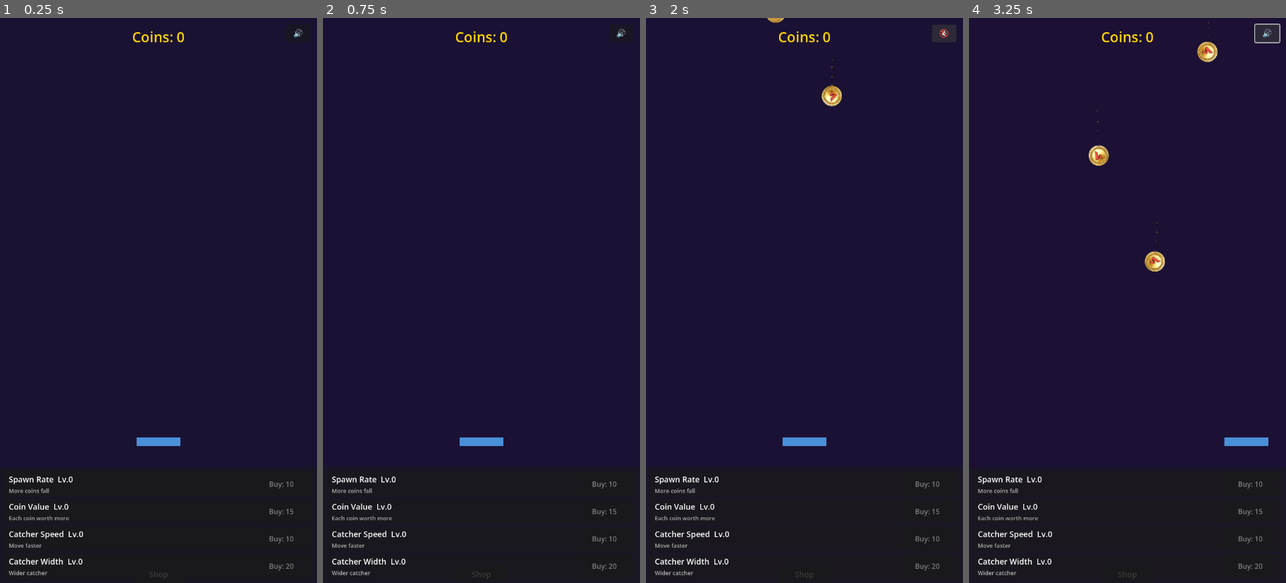
Above: before the commit, frames 1-4 (left to right).
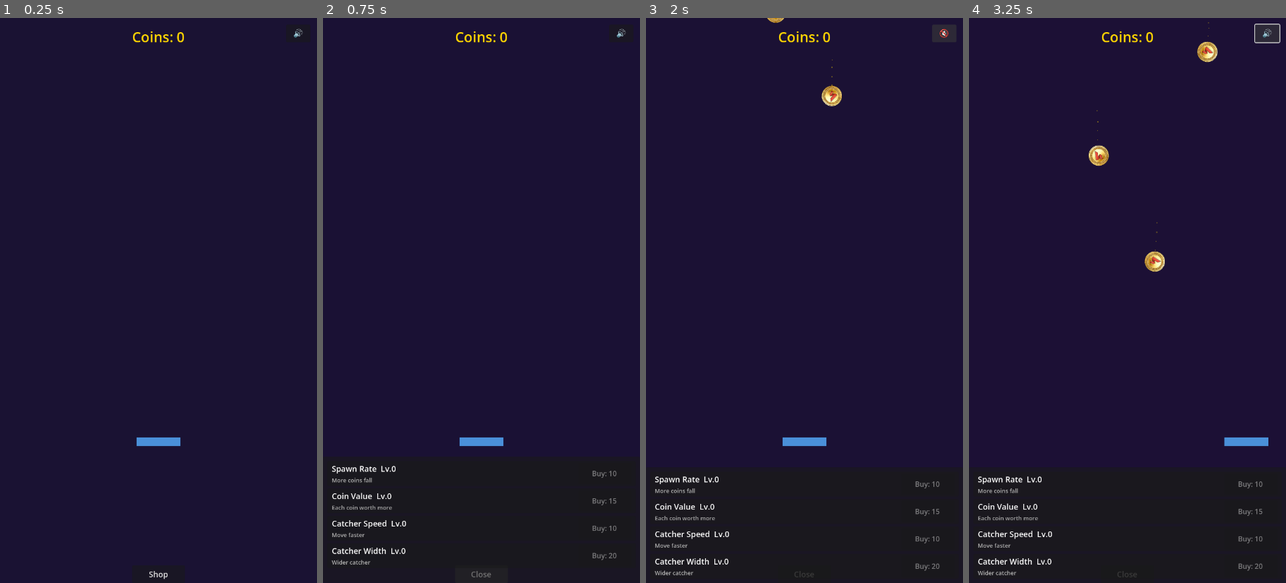
Above: after the commit, the same moments.

Repository: flexion/flexcoins
Game: Godot game, scene res://scenes/main.tscn
Same seed, same stepped clock (60 frames per second), same inputs: the game is played once before the commit and once after it. Sound files missing from this copy of the repository are replaced by a short silence.
Inputs:
- Up to frame 1 (0.25 s): no input
- Up to frame 2 (0.75 s): click "Shop" at 0.5 s
- Up to frame 3 (2 s): click "🔊" at 1.25 s
- Up to frame 4 (3.25 s): click "🔇" at 2 s; hold Right (move_right) from 2.78 s (still down)

The runs differ from the first frame. In frame 1, 0.9% of the frame differs, in the area x 2-93%, y 81-100%; in frame 2, 1.5%, in the area x 2-93%, y 79-100%; in frame 3, less than 0.1%; in frame 4, less than 0.1%.

Commit message:
Add animated slide-up shop drawer
Shop panel now slides up from the bottom with a bounce ease when opened,
and slides back down when closed, instead of toggling visibility instantly.

Co-Authored-By: Claude Opus 4.6 <noreply@anthropic.com>

Diff:
--- a/scripts/hud.gd
+++ b/scripts/hud.gd
@@ -4,6 +4,8 @@
 
 var _gold_flash: ColorRect
 var _milestone_label: Label
+var _shop_open: bool = false
+var _shop_tween: Tween
 
 @onready var currency_label: Label = %CurrencyLabel
 @onready var upgrade_container: VBoxContainer = %UpgradeContainer
@@ -23,6 +25,9 @@
 	_create_upgrade_buttons()
 	shop_toggle.pressed.connect(_on_shop_toggle_pressed)
 	mute_button.pressed.connect(_on_mute_pressed)
+	# Start with shop hidden off-screen
+	upgrade_panel.visible = false
+	upgrade_panel.offset_top = 0.0
 	_check_offline_earnings()
 	_create_gold_flash_overlay()
 	_create_milestone_label()
@@ -51,8 +56,19 @@
 
 
 func _on_shop_toggle_pressed() -> void:
-	upgrade_panel.visible = not upgrade_panel.visible
-	shop_toggle.text = "Close" if upgrade_panel.visible else "Shop"
+	if _shop_tween and _shop_tween.is_running():
+		return
+	_shop_open = not _shop_open
+	shop_toggle.text = "Close" if _shop_open else "Shop"
+	_shop_tween = create_tween().set_ease(Tween.EASE_OUT).set_trans(Tween.TRANS_BACK)
+	if _shop_open:
+		upgrade_panel.visible = true
+		upgrade_panel.offset_top = 0.0
+		_shop_tween.tween_property(upgrade_panel, "offset_top", -260.0, 0.3)
+	else:
+		_shop_tween.set_trans(Tween.TRANS_QUAD)
+		_shop_tween.tween_property(upgrade_panel, "offset_top", 0.0, 0.2)
+		_shop_tween.tween_callback(func() -> void: upgrade_panel.visible = false)
 
 
 func _on_welcome_dismissed() -> void:
